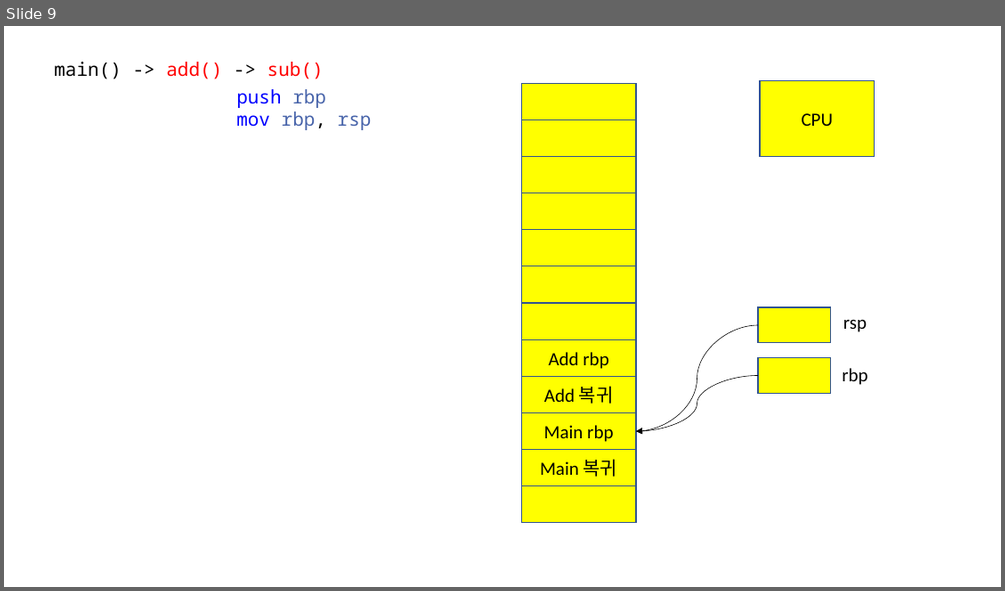
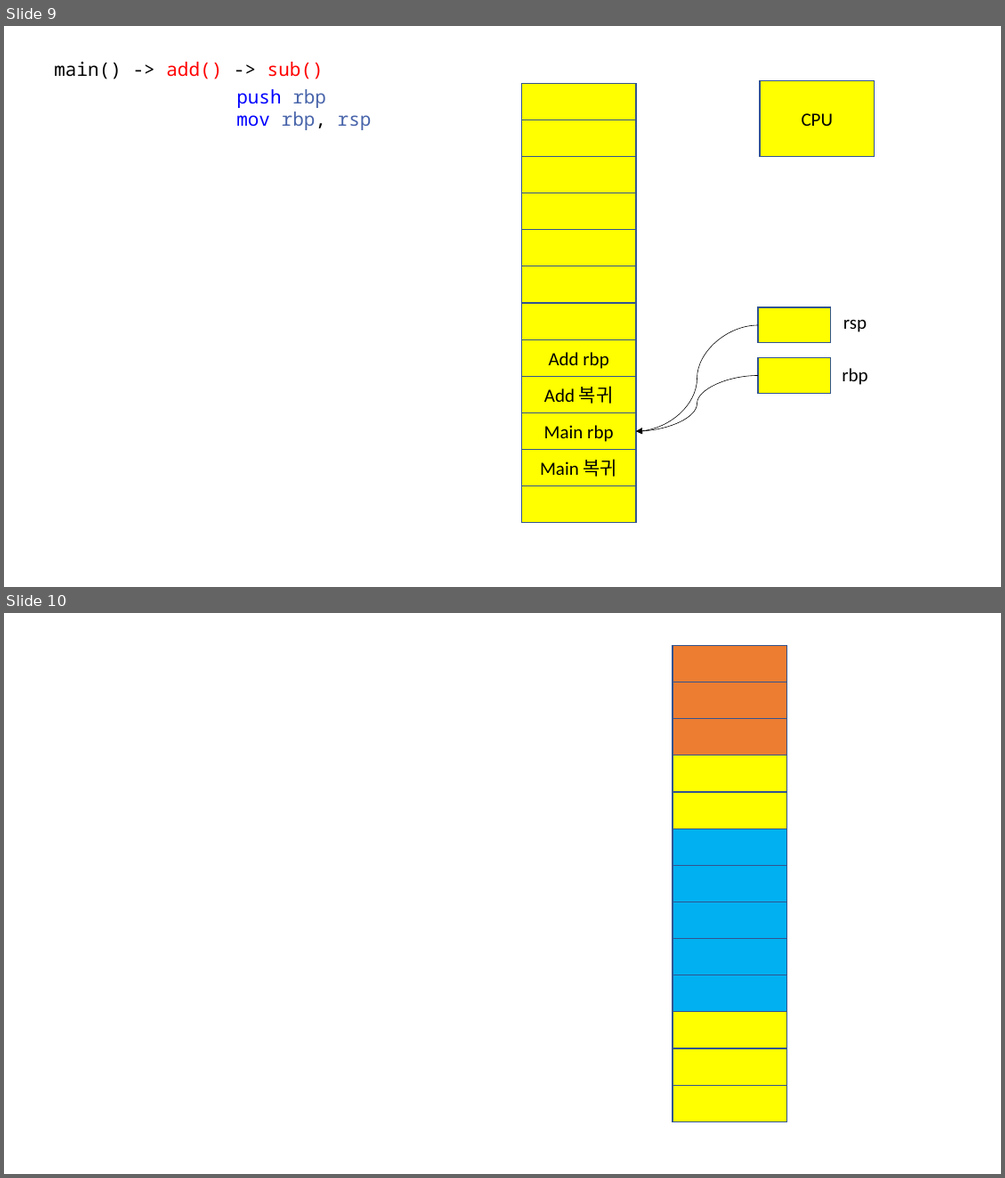
Before and after one commit to Seyoung9304/hyundai_swip, a slide deck: 230216.pptx. Shown one above the other, each under a label of ours: slide 9 before the commit, slides 9 and 10 after it. The pictures are 1005x591 and 1005x1178 pixels, drawn with LibreOffice and Linux fonts; fonts in the diff are those of the drawing. Boxes give left, top, right and bottom in pixels: in the first picture for what was removed or moved away, otherwise in the second. Text is boxed around its words. In the diff, an @@ line names an element or a change of style, - is before the commit and + after.

```diff
--- a/230216.pptx
+++ b/230216.pptx
@@ slide 10 added at bbox=[4, 613, 1001, 1174], background #FFFFFF @@
@@ rectangle added at bbox=[672, 645, 787, 682], fill #ED7D31, outline #325491 1 pt @@
@@ rectangle added at bbox=[672, 682, 787, 718], fill #ED7D31, outline #325491 1 pt @@
@@ rectangle added at bbox=[672, 718, 787, 755], fill #ED7D31, outline #325491 1 pt @@
@@ rectangle added at bbox=[672, 755, 787, 792], fill #FFFF00, outline #325491 1 pt @@
@@ rectangle added at bbox=[672, 792, 787, 828], fill #FFFF00, outline #325491 1 pt @@
@@ rectangle added at bbox=[672, 828, 787, 865], fill #00B0F0, outline #325491 1 pt @@
@@ rectangle added at bbox=[672, 865, 787, 901], fill #00B0F0, outline #325491 1 pt @@
@@ rectangle added at bbox=[672, 901, 787, 938], fill #00B0F0, outline #325491 1 pt @@
@@ rectangle added at bbox=[672, 938, 787, 975], fill #00B0F0, outline #325491 1 pt @@
@@ rectangle added at bbox=[672, 975, 787, 1012], fill #00B0F0, outline #325491 1 pt @@
@@ rectangle added at bbox=[672, 1012, 787, 1048], fill #FFFF00, outline #325491 1 pt @@
@@ rectangle added at bbox=[672, 1048, 787, 1085], fill #FFFF00, outline #325491 1 pt @@
@@ rectangle added at bbox=[672, 1085, 787, 1121], fill #FFFF00, outline #325491 1 pt @@
```
Also in this commit, not shown: 1 other slide added, 1 other file.
